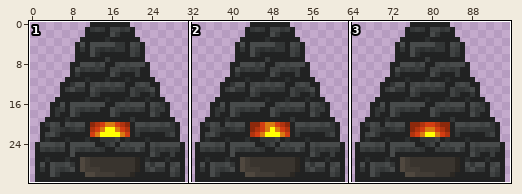
Two states of a sprite sheet, public/images/parts/smelter.png. Above, an overview of the earlier version with the close-up marked.
Close-up. The starting point:
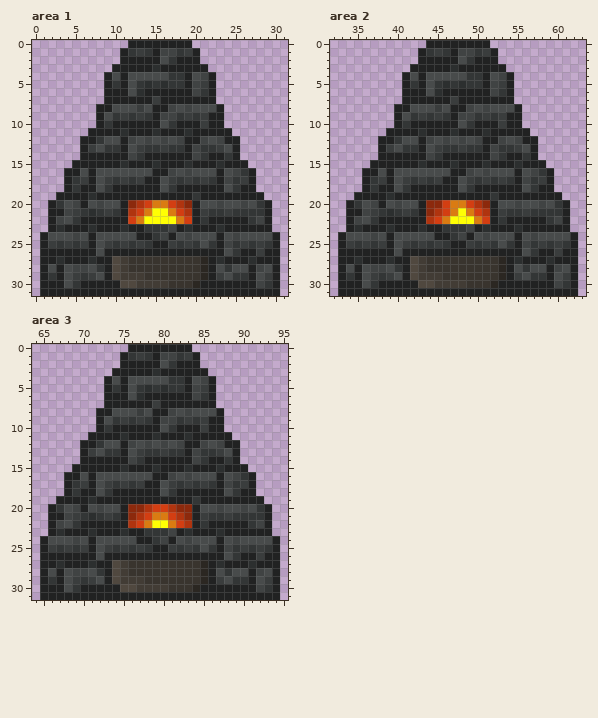
The file is 192x64 pixels, drawn in blocks of 2x2; one block is one cell here. Colours within 5 levels of each other are drawn and written as one. Shown: area 1: x 0..31, y 0..31; area 2: x 32..63, y 0..31; area 3: x 64..95, y 0..31.
New version:
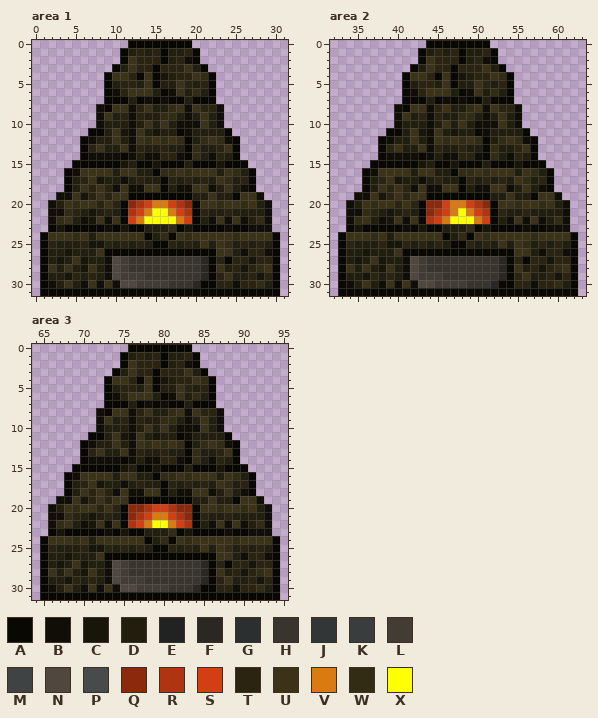
Palette (. is transparent): A #090803  B #100e06  C #181509  D #221e0e  E #212222  F #2b2722  G #2c2f2f  H #39342e  J #333636  K #3a3d3d  L #423c35  M #404343  N #50483f  P #484b4b  Q #8c290c  R #b0340f  S #d33e12  T #2b2410  U #3b3218  V #da7b12  W #322c15  X #ffff04
The exact change:
Changed rows in their new state; - is an unchanged pixel.
Area 1:
first column x 1:
 0 -----------AAAAAAAA-----------
 1 ----------ADTDTADDTA----------
 2 ----------AUTTTADTBA----------
 3 ---------ADUTTATTTUDA---------
 4 --------AUUTAUACDTTUWA--------
 5 --------ADTTDUADDUTDTA--------
 6 --------ABTUUUDABUDWDA--------
 7 --------AAADABABAADAAA--------
 8 -------BAUUBTUDDWUBUTTB-------
 9 -------BUDTBTDDWWDBDUDB-------
10 -------BDDDBDUDUDBBBUDB-------
11 ------AADUCBUDCDDABDDDDA------
12 -----ABDDUDBUWUWUWADWUWBA-----
13 -----ATUDDUBTDDTDDAWDDTUA-----
14 -----ABBBBABDBBTTBAWDBTDA-----
15 ----AAAAAACDAACAAADAAACAAA----
16 ---ABUUUUDUUDDAWWUWUUUDUWDA---
17 ---ADTUCDDBDTDDATDTDTDUWDTA---
18 ---ADUTUTBUBBUUADBBUUBDUDBA---
19 --BBUCTUTUUAAAAAAAADDUDDAUUB--
20 -BDUWUUTUTA--------AUUWUUWUDB-
21 -BBWTDCDTDA--------ATDDTDDDDB-
22 -BWUDBCUBUA--------ADBUBUBDWB-
23 -ACAAAAABACAADDDWACAAAABAABBB-
24 AUUUWUDUUUUUUADWAUWUUUUUWUUUUA
25 ATDDDTCCTDTDTDAATDTDUDUWDTDTDA
26 ADDCDDDUAAAAAAAAAAAAAAUUDBTTBA
27 ADCDUCDDB------------ATATTCTTA
28 AUDUDCUDB------------AUDTCTWUA
29 ADDCTDTDB------------ATUDDTCTA
30 ABDUDBUBUB----------AATTBTTWDA
31 AAAAAAAAAAAAAAAAAAAAAAAAAAAAAA
Area 2:
first column x 33:
 0 -----------AAAAAAAA-----------
 1 ----------ADTDTADDTA----------
 2 ----------AUTTTADTBA----------
 3 ---------ADUTTATTTUDA---------
 4 --------AUUTAUACDTTUWA--------
 5 --------ADTTDUADDUTDTA--------
 6 --------ABTUUUDABUDWDA--------
 7 --------AAADABABAADAAA--------
 8 -------BAUUBTUDDWUBUTTB-------
 9 -------BUDTBTDDWWDBDUDB-------
10 -------BDDDBDUDUDBBBUDB-------
11 ------AADUCBUDCDDABDDDDA------
12 -----ABDDUDBUWUWUWADWUWBA-----
13 -----ATUDDUBTDDTDDAWDDTUA-----
14 -----ABBBBABDBBTTBAWDBTDA-----
15 ----AAAAAACDAACAAADAAACAAA----
16 ---ABUUUUDUUDDAWWUWUUUDUWDA---
17 ---ADTUCDDBDTDDATDTDTDUWDTA---
18 ---ADUTUTBUBBUUADBBUUBDUDBA---
19 --BBUCTUTUUAAAAAAAADDUDDAUUB--
20 -BDUWUUTUTA--------AUUWUUWUDB-
21 -BBWTDCDTDA--------ATDDTDDDDB-
22 -BWUDBCUBUA--------ADBUBUBDWB-
23 -ACAAAAABACAADDDWACAAAABAABBB-
24 AUUUWUDUUUUUUADWAUWUUUUUWUUUUA
25 ATDDDTCCTDTDTDAATDTDUDUWDTDTDA
26 ADDCDDDUAAAAAAAAAAAAAAUUDBTTBA
27 ADCDUCDDB------------ATATTCTTA
28 AUDUDCUDB------------AUDTCTWUA
29 ADDCTDTDB------------ATUDDTCTA
30 ABDUDBUBUB----------AATTBTTWDA
31 AAAAAAAAAAAAAAAAAAAAAAAAAAAAAA
Area 3:
first column x 65:
 0 -----------AAAAAAAA-----------
 1 ----------ADTDTADDTA----------
 2 ----------AUTTTADTBA----------
 3 ---------ADUTTATTTUDA---------
 4 --------AUUTAUACDTTUWA--------
 5 --------ADTTDUADDUTDTA--------
 6 --------ABTUUUDABUDWDA--------
 7 --------AAADABABAADAAA--------
 8 -------BAUUBTUDDWUBUTTB-------
 9 -------BUDTBTDDWWDBDUDB-------
10 -------BDDDBDUDUDBBBUDB-------
11 ------AADUCBUDCDDABDDDDA------
12 -----ABDDUDBUWUWUWADWUWBA-----
13 -----ATUDDUBTDDTDDAWDDTUA-----
14 -----ABBBBABDBBTTBAWDBTDA-----
15 ----AAAAAACDAACAAADAAACAAA----
16 ---ABUUUUDUUDDAWWUWUUUDUWDA---
17 ---ADTUCDDBDTDDATDTDTDUWDTA---
18 ---ADUTUTBUBBUUADBBUUBDUDBA---
19 --BBUCTUTUUAAAAAAAADDUDDAUUB--
20 -BDUWUUTUTA--------AUUWUUWUDB-
21 -BBWTDCDTDA--------ATDDTDDDDB-
22 -BWUDBCUBUA--------ADBUBUBDWB-
23 -ACAAAAABACAADDDWACAAAABAABBB-
24 AUUUWUDUUUUUUADWAUWUUUUUWUUUUA
25 ATDDDTCCTDTDTDAATDTDUDUWDTDTDA
26 ADDCDDDUAAAAAAAAAAAAAAUUDBTTBA
27 ADCDUCDDB------------ATATTCTTA
28 AUDUDCUDB------------AUDTCTWUA
29 ADDCTDTDB------------ATUDDTCTA
30 ABDUDBUBUB----------AATTBTTWDA
31 AAAAAAAAAAAAAAAAAAAAAAAAAAAAAA
